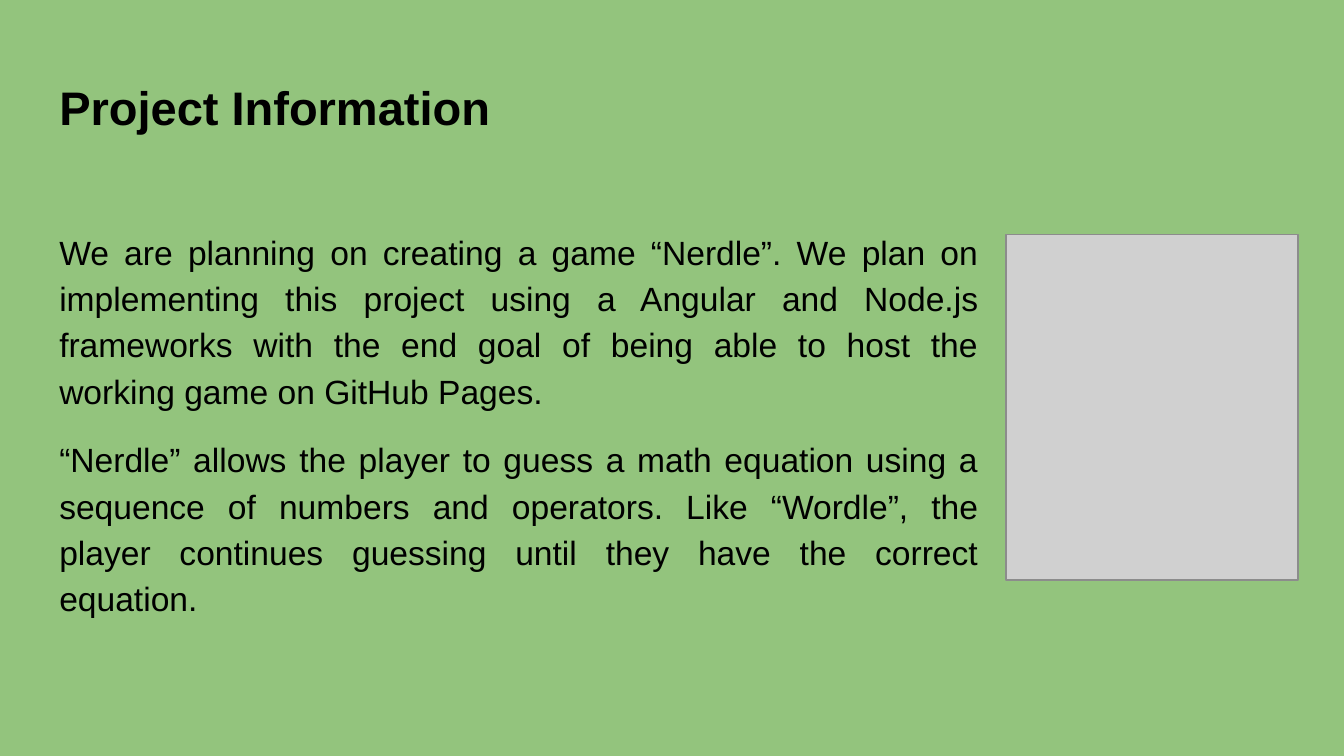
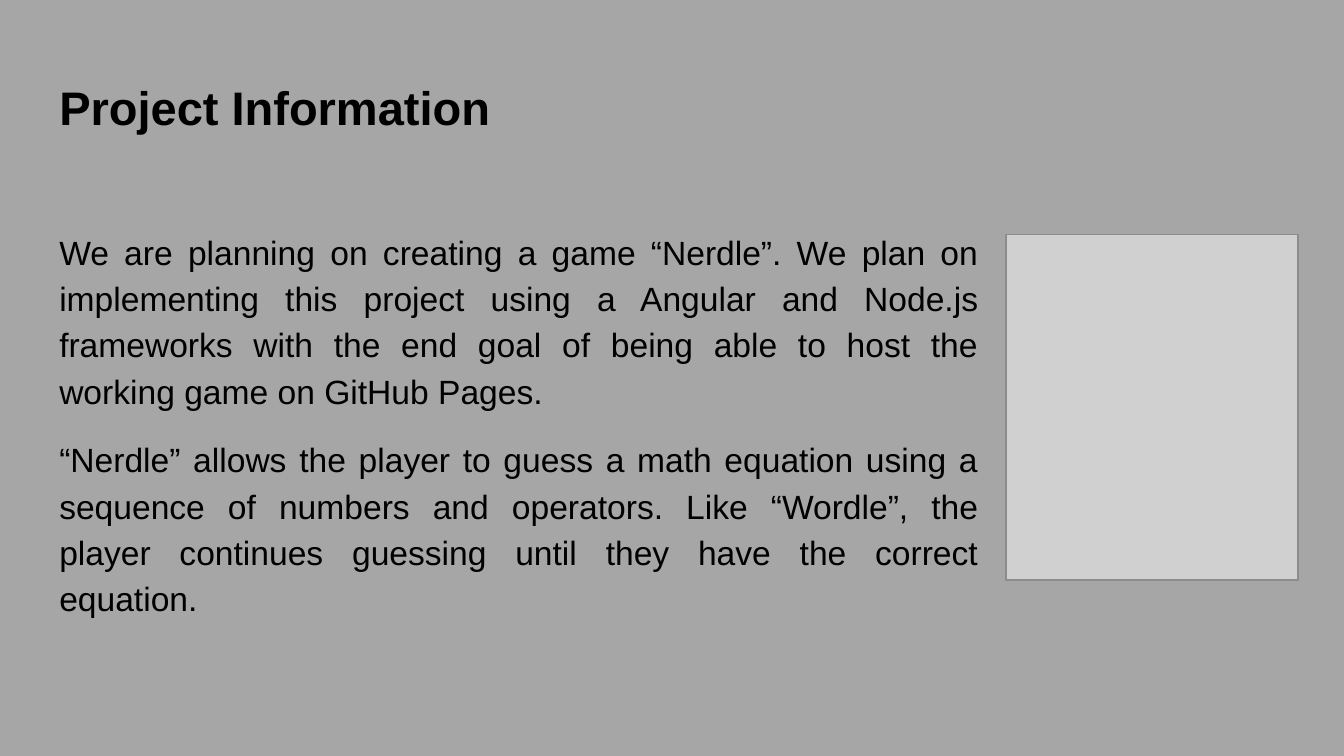
Before and after one commit to OU-CS3560/s24-wordle-fibble-6, a slide deck: slide 3 of _presentations/checkpoint_1.pptx. Drawn at 1344x756 pixels with LibreOffice and Linux fonts; fonts in the diff are those of the drawing; grey boxes stand for pictures. Boxes give left, top, right and bottom in pixels: in the first picture for what was removed or moved away, otherwise in the second. Text is boxed around its words. In the diff, an @@ line names an element or a change of style, - is before the commit and + after.

```diff
--- a/_presentations/checkpoint_1.pptx
+++ b/_presentations/checkpoint_1.pptx
@@ background #93C47D to #A6A6A6 @@
```
Also in this commit, not shown: 4 other slides changed, 1 slide added.
